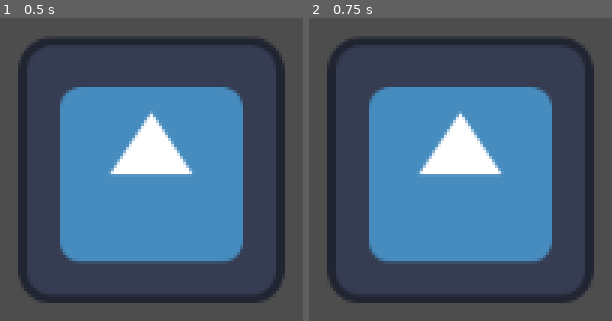
Above: before the commit, frames 1-2 (left to right).
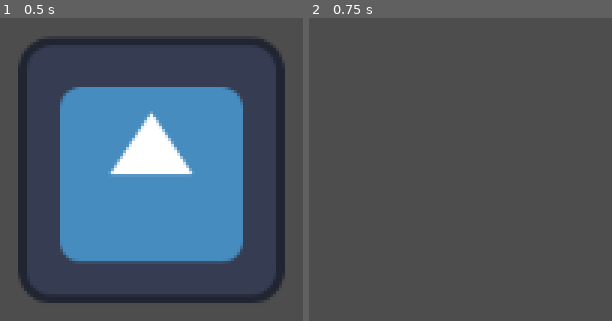
Above: after the commit, the same moments.

Repository: lemonhall/novel
Game: Godot game, scene res://main.tscn
Two runs of this game, one before a commit and one after it. Both use one fixed random seed, a clock stepped at 60 frames per second and the inputs below. Before the commit the project has no main scene; this scene is started directly in both runs. The engine's default icon, where the game draws it, is replaced by a stand-in: a white triangle on a blue panel in a dark square.
Inputs:
- Up to frame 1 (0.5 s): no input
- Up to frame 2 (0.75 s): tap Enter at 0.5 s; tap R at 0.6 s

Frame 1 is identical in both runs. In frame 2, 45% of the frame differs, in the area x 5-95%, y 6-95%.

Commit message:
第一个小的mvp搞定了：玩家移动

Diff:
--- a/main.tscn
+++ b/main.tscn
@@ -1,8 +1,10 @@
-[gd_scene load_steps=2 format=3 uid="uid://c13v3oqn6aamr"]
+[gd_scene load_steps=3 format=3 uid="uid://c13v3oqn6aamr"]
 
 [ext_resource type="Texture2D" uid="uid://b14fhg88ej22d" path="res://icon.svg" id="1_ig7tw"]
+[ext_resource type="Script" uid="uid://bhdsd8vyx3wai" path="res://scripts/core/NarrativeEngine.gd" id="2_abc123"]
 
 [node name="Game" type="Node2D"]
+script = ExtResource("2_abc123")
 
 [node name="Player" type="Node2D" parent="."]
 
--- a/project.godot
+++ b/project.godot
@@ -11,8 +11,13 @@
 [application]
 
 config/name="novel"
+run/main_scene="uid://c13v3oqn6aamr"
 config/features=PackedStringArray("4.4", "Mobile")
 config/icon="res://icon.svg"
+
+[editor_plugins]
+
+enabled=PackedStringArray("res://addons/narrative_editor/plugin.cfg")
 
 [rendering]
 
--- /dev/null
+++ b/scripts/core/EventData.gd
@@ -0,0 +1,27 @@
+class_name EventData
+extends Resource
+
+## 事件数据基类
+## 所有具体事件类型都继承自这个基类
+
+@export var id: String = ""
+@export var event_type: String = ""
+@export var parameters: Dictionary = {}
+@export var next_event_id: String = ""
+
+func _init(p_id: String = "", p_type: String = ""):
+	id = p_id
+	event_type = p_type
+
+## 执行事件的虚方法，由具体事件类型重写
+func execute(executor) -> bool:
+	print("执行基础事件: ", id)
+	return true
+
+## 是否需要等待事件完成
+func is_blocking() -> bool:
+	return false
+
+## 获取事件的描述信息（用于编辑器显示）
+func get_description() -> String:
+	return "基础事件: " + id
--- /dev/null
+++ b/scripts/core/EventExecutor.gd
@@ -0,0 +1,94 @@
+class_name EventExecutor
+extends Node
+
+## 事件执行器
+## 负责执行事件队列，管理角色移动等操作
+
+signal event_completed(event_id: String)
+signal all_events_completed()
+
+var event_queue: Array[EventData] = []
+var current_event_index: int = 0
+var is_executing: bool = false
+var characters: Dictionary = {}  # 存储角色节点的字典
+
+## 添加角色到管理器
+func register_character(character_id: String, character_node: Node2D):
+	characters[character_id] = character_node
+	print("注册角色: ", character_id)
+
+## 获取角色节点
+func get_character(character_id: String) -> Node2D:
+	if character_id in characters:
+		return characters[character_id]
+	return null
+
+## 设置事件队列
+func set_event_queue(events: Array[EventData]):
+	event_queue = events
+	current_event_index = 0
+	print("设置事件队列，共 ", events.size(), " 个事件")
+
+## 开始执行事件队列
+func start_execution():
+	if event_queue.is_empty():
+		print("事件队列为空")
+		return
+
+	is_executing = true
+	current_event_index = 0
+	print("开始执行事件队列")
+	execute_next_event()
+
+## 执行下一个事件
+func execute_next_event():
+	if current_event_index >= event_queue.size():
+		# 所有事件执行完毕
+		is_executing = false
+		print("所有事件执行完毕")
+		all_events_completed.emit()
+		return
+
+	var event = event_queue[current_event_index]
+	print("执行事件 [", current_event_index, "]: ", event.get_description())
+
+	# 执行事件
+	var success = event.execute(self)
+
+	if success:
+		event_completed.emit(event.id)
+
+		# 如果事件不需要等待，立即执行下一个
+		if not event.is_blocking():
+			current_event_index += 1
+			execute_next_event()
+		# 否则等待移动完成的信号
+	else:
+		print("事件执行失败: ", event.id)
+		is_executing = false
+
+## 移动角色到指定位置
+func move_character(character_node: Node2D, destination: Vector2, speed: float):
+	if not character_node:
+		return
+
+	# 创建移动动画
+	var tween = create_tween()
+	var distance = character_node.position.distance_to(destination)
+	var duration = distance / speed
+
+	print("移动角色从 ", character_node.position, " 到 ", destination, " 耗时 ", duration, " 秒")
+
+	tween.tween_property(character_node, "position", destination, duration)
+	tween.tween_callback(_on_movement_completed)
+
+## 移动完成回调
+func _on_movement_completed():
+	print("移动完成，继续下一个事件")
+	current_event_index += 1
+	execute_next_event()
+
+## 停止执行
+func stop_execution():
+	is_executing = false
+	print("停止事件执行")
--- /dev/null
+++ b/scripts/core/EventTypes/MovementEvent.gd
@@ -0,0 +1,38 @@
+class_name MovementEvent
+extends EventData
+
+## 移动事件类
+## 控制角色从当前位置移动到目标位置
+
+@export var target_character: String = ""  # 目标角色ID
+@export var destination: Vector2 = Vector2.ZERO  # 目标位置
+@export var speed: float = 200.0  # 移动速度
+@export var wait_for_completion: bool = true  # 是否等待移动完成
+
+func _init(p_id: String = "", character_id: String = "", dest: Vector2 = Vector2.ZERO):
+	super._init(p_id, "movement")
+	target_character = character_id
+	destination = dest
+
+## 执行移动事件
+func execute(executor) -> bool:
+	print("执行移动事件: 角色 ", target_character, " 移动到 ", destination)
+
+	# 获取目标角色节点
+	var character_node = executor.get_character(target_character)
+	if not character_node:
+		print("错误: 找不到角色 ", target_character)
+		return false
+
+	# 开始移动
+	executor.move_character(character_node, destination, speed)
+
+	return true
+
+## 移动事件通常需要等待完成
+func is_blocking() -> bool:
+	return wait_for_completion
+
+## 获取事件描述
+func get_description() -> String:
+	return "移动 %s 到 (%d, %d)" % [target_character, destination.x, destination.y]
--- /dev/null
+++ b/scripts/core/NarrativeEngine.gd
@@ -0,0 +1,60 @@
+extends Node2D
+
+## 叙事引擎主控制器
+## 整合所有组件，提供简单的API
+
+var event_executor: EventExecutor
+var player_node: Node2D
+
+func _ready():
+	setup_engine()
+	create_test_scenario()
+
+## 初始化引擎
+func setup_engine():
+	# 创建事件执行器
+	event_executor = EventExecutor.new()
+	add_child(event_executor)
+
+	# 获取玩家节点
+	player_node = $Player
+	if player_node:
+		event_executor.register_character("player", player_node)
+		print("叙事引擎初始化完成")
+	else:
+		print("错误: 找不到Player节点")
+
+## 创建测试场景
+func create_test_scenario():
+	var events: Array[EventData] = []
+
+	# 创建一系列移动事件
+	var move1 = MovementEvent.new("move1", "player", Vector2(400, 200))
+	var move2 = MovementEvent.new("move2", "player", Vector2(800, 400))
+	var move3 = MovementEvent.new("move3", "player", Vector2(200, 500))
+
+	events.append(move1)
+	events.append(move2)
+	events.append(move3)
+
+	# 设置事件队列
+	event_executor.set_event_queue(events)
+
+	print("测试场景创建完成，包含 ", events.size(), " 个移动事件")
+
+## 输入处理 - 按空格开始执行
+func _input(event):
+	if event is InputEventKey and event.pressed:
+		if event.keycode == KEY_SPACE:
+			print("按下空格键，开始执行事件")
+			event_executor.start_execution()
+		elif event.keycode == KEY_R:
+			print("按下R键，重置场景")
+			reset_scenario()
+
+## 重置场景
+func reset_scenario():
+	if player_node:
+		player_node.position = Vector2(909, 222)  # 回到初始位置
+	create_test_scenario()
+	print("场景已重置")
Not shown, added: addons/narrative_editor/narrative_dock.gd
Not shown, added: addons/narrative_editor/narrative_dock.gd.uid
Not shown, added: addons/narrative_editor/plugin.cfg
Not shown, added: addons/narrative_editor/plugin.gd
Not shown, added: addons/narrative_editor/plugin.gd.uid
Not shown, added: scripts/core/EventData.gd.uid
Not shown, added: scripts/core/EventExecutor.gd.uid
Not shown, added: scripts/core/EventTypes/MovementEvent.gd.uid
Not shown, added: scripts/core/NarrativeEngine.gd.uid
Not shown, changed: 叙事引擎设计文档.md
